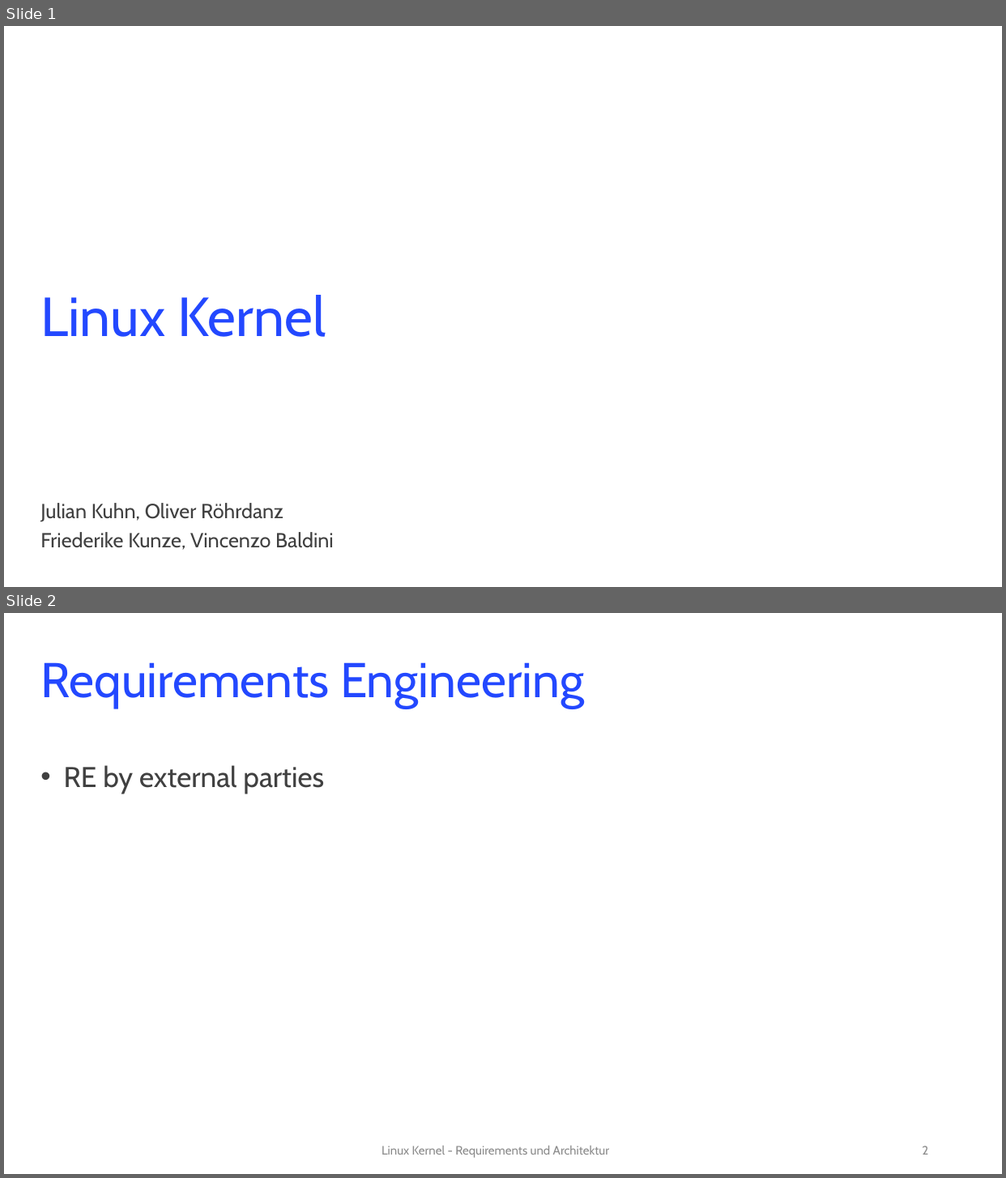
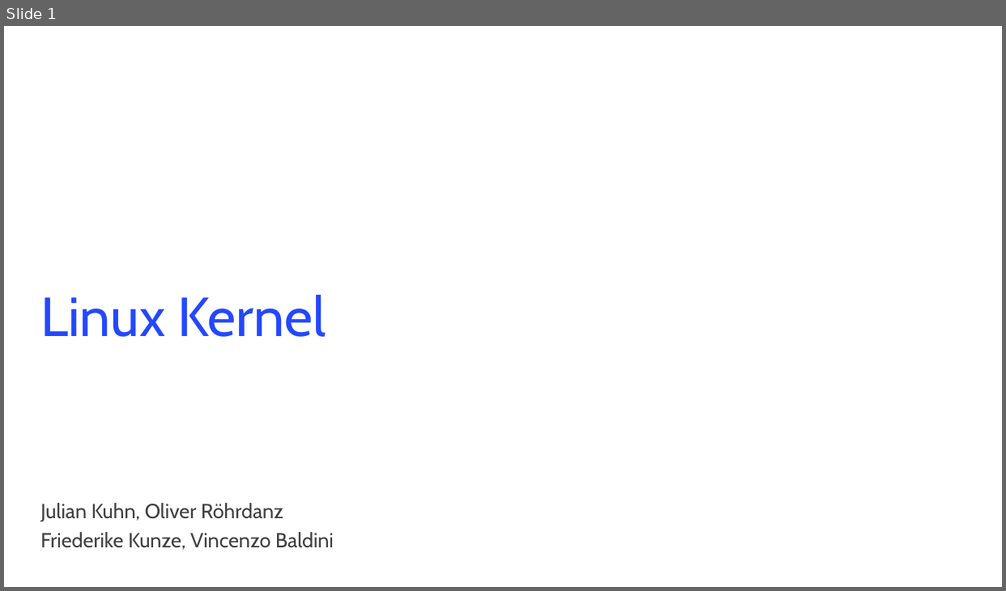
Before and after one commit to rixx/uni-linux-architecture, a slide deck: RESA_LINUX_intermediate_II.pptx. Shown one above the other, each under a label of ours: slides 1 and 2 before the commit, slide 1 after it. The pictures are 1006x1178 and 1006x591 pixels, drawn with LibreOffice and Linux fonts; fonts in the diff are those of the drawing; background and template pictures are left out. Boxes give left, top, right and bottom in pixels: in the first picture for what was removed or moved away, otherwise in the second. Text is boxed around its words. In the diff, an @@ line names an element or a change of style, - is before the commit and + after.

```diff
--- a/RESA_LINUX_intermediate_II.pptx
+++ b/RESA_LINUX_intermediate_II.pptx
@@ slide 2 removed at <box>4,613,1002,1174</box>, background #FFFFFF @@
@@ title removed at <box>40,662,584,708</box> @@
-Requirements Engineering
@@ text removed at <box>64,765,324,794</box> @@
-  • RE by external parties
@@ text removed at <box>381,1146,609,1158</box> @@
-Linux Kernel - Requirements und Architektur
@@ page number removed at <box>922,1146,928,1155</box> @@
-2
```
Also in this commit, not shown: 1 slide changed, 1 other file.
